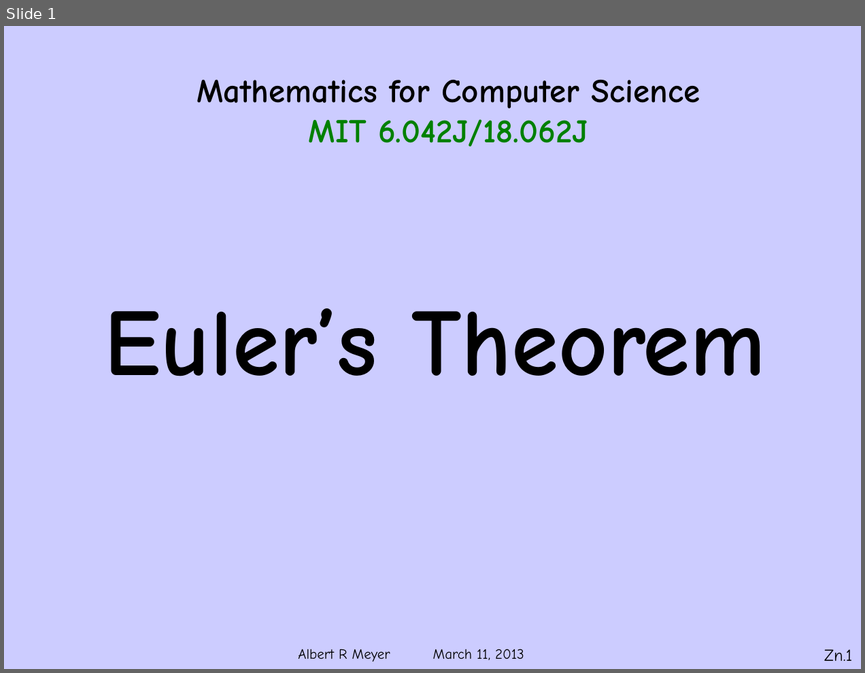
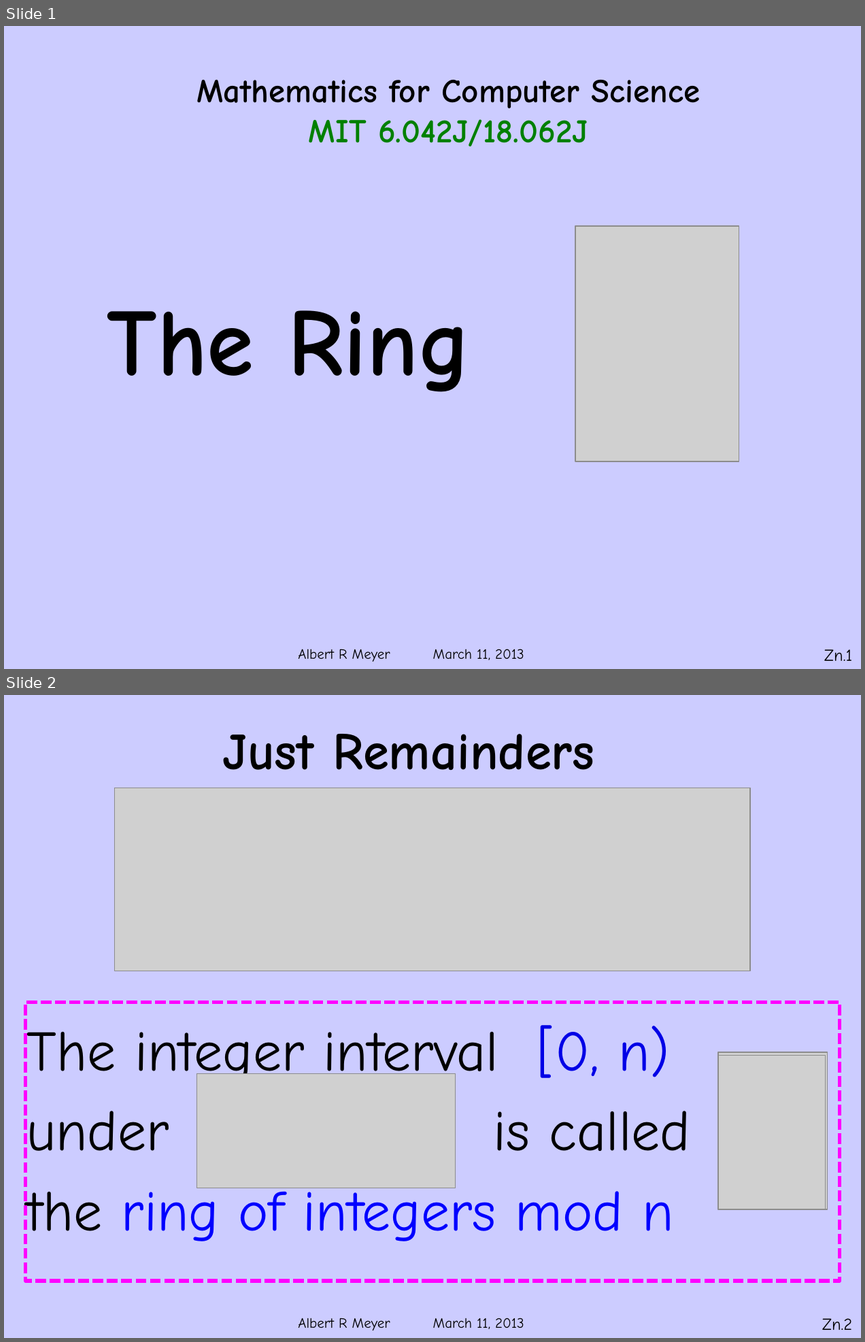
Before and after one commit to armeyer/mcs_web, a slide deck: spring13/slides13/Zmodn.pptx. Shown one above the other, each under a label of ours: slide 1 before the commit, slides 1 and 2 after it. The pictures are 865x673 and 865x1342 pixels, drawn with LibreOffice and Linux fonts; fonts in the diff are those of the drawing; grey boxes stand for pictures; background and template pictures are left out. Boxes give left, top, right and bottom in pixels: in the first picture for what was removed or moved away, otherwise in the second. Text is boxed around its words. In the diff, an @@ line names an element or a change of style, - is before the commit and + after.

```diff
--- a/spring13/slides13/Zmodn.pptx
+++ b/spring13/slides13/Zmodn.pptx
@@ slide 2 added at <box>4,695,861,1338</box>, background #CCCCFF; not listed: 1 template element that a slide beside it also shows @@
@@ title added at <box>223,734,594,770</box>, 44 pt, text #000000, bold @@
+Just Remainders
@@ picture added at <box>115,787,750,970</box> @@
@@ rectangle added at <box>26,1002,839,1280</box>, outline #FF00FF 3 pt dashed @@
@@ text added at <box>27,1025,690,1241</box>, 48 pt, text #000000 @@
+The integer interval [0, n)
+under is called
+the ring of integers mod n
@@ picture added at <box>718,1052,827,1209</box> @@
@@ picture added at <box>718,1055,825,1209</box> @@
@@ picture added at <box>197,1074,456,1187</box> @@
@@ page number added at <box>822,1318,852,1329</box>, 14 pt, text #000000 @@
+Zn.2
@@ slide 1 changed as well @@
@@ picture added at <box>575,226,739,461</box> @@
@@ subtitle at <box>107,310,470,392</box>: text changed @@
-Euler’s Theorem
+The Ring
```
Also in this commit, not shown: 6 other slides changed, 18 other slides added, 7 slides removed.
